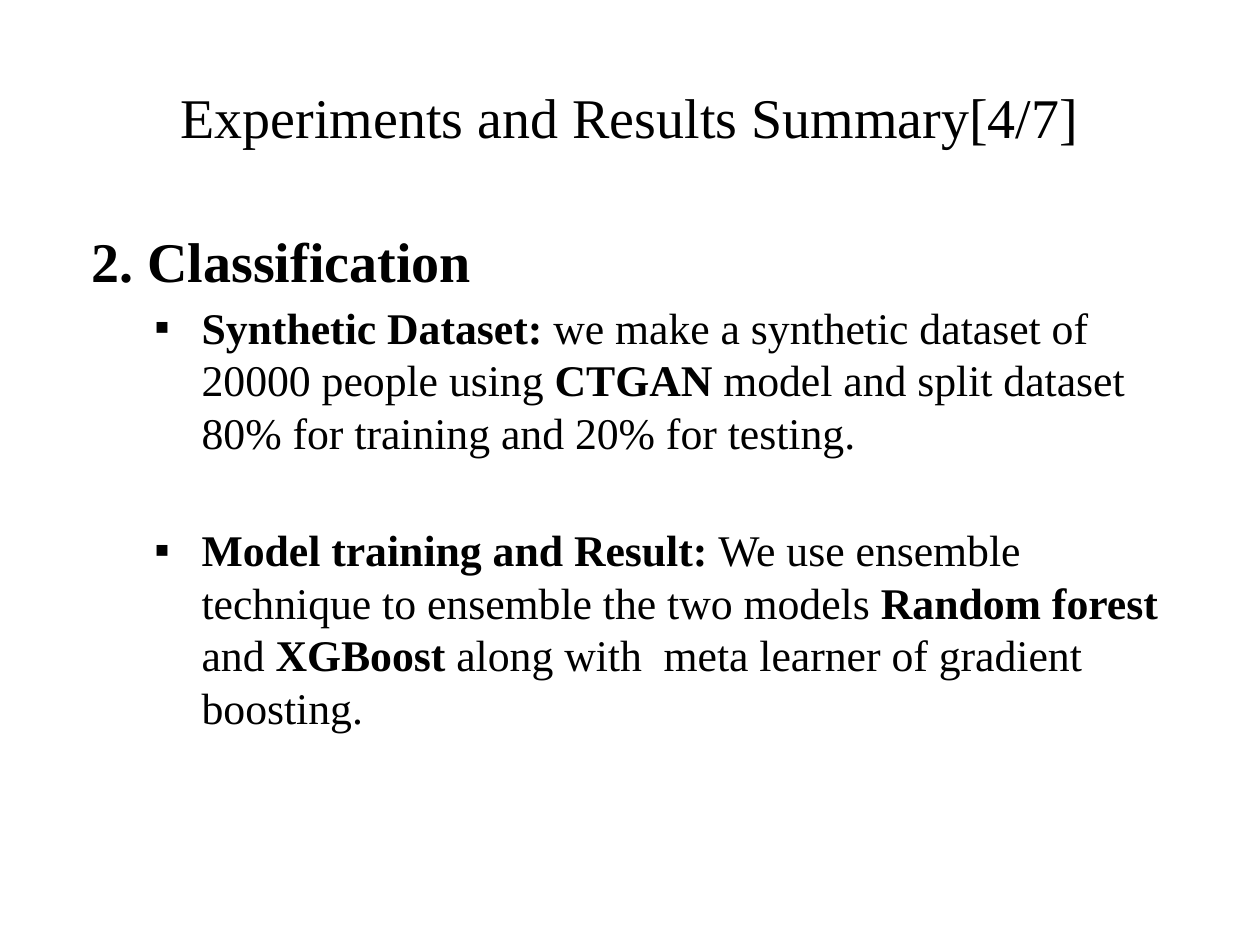
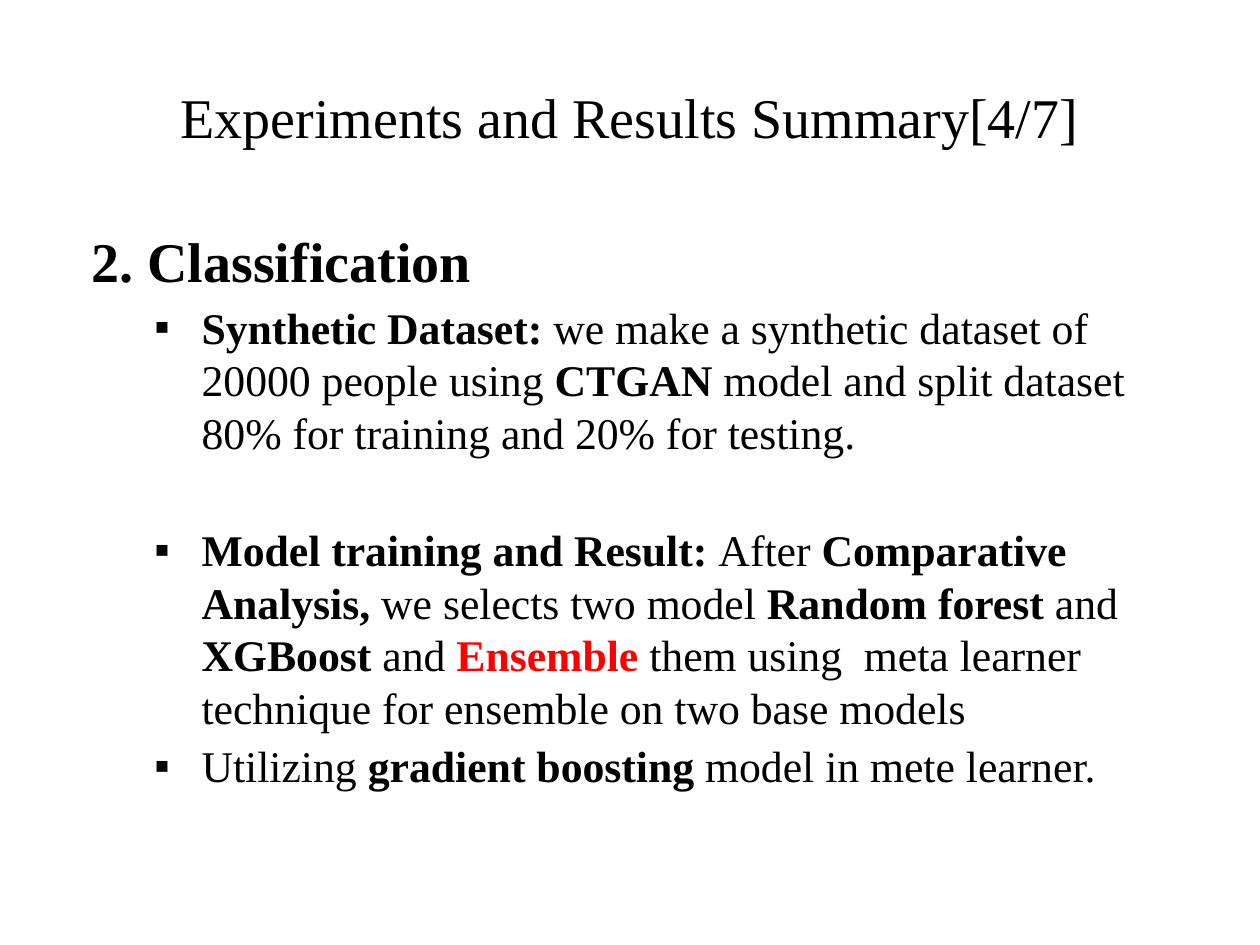
Before and after one commit to pandistic-zain/Fitnesstan--FYP, a slide deck: slide 31 of fitnesstan-documentation/FItnessstan_Final Presentation_Part 2.pptx. Drawn at 1260x945 pixels with LibreOffice and Linux fonts; fonts in the diff are those of the drawing; background and template pictures are left out. Boxes give left, top, right and bottom in pixels: in the first picture for what was removed or moved away, otherwise in the second. Text is boxed around its words. In the diff, an @@ line names an element or a change of style, - is before the commit and + after.

```diff
--- a/fitnesstan-documentation/FItnessstan_Final Presentation_Part 2.pptx
+++ b/fitnesstan-documentation/FItnessstan_Final Presentation_Part 2.pptx
@@ text at [202,535,1118,791]: text changed @@
-  ▪ Model training and Result: We use ensemble technique to ensemble the two models Random forest and XGBoost along with meta learner of gradient boosting.
+  ▪ Model training and Result: After Comparative Analysis, we selects two model Random forest and XGBoost and Ensemble them using meta learner technique for ensemble on two base models
+  ▪ Utilizing gradient boosting model in mete learner.
```
Also in this commit, not shown: 4 other slides changed, 2 slides added, 1 slide removed, 3 other files.
